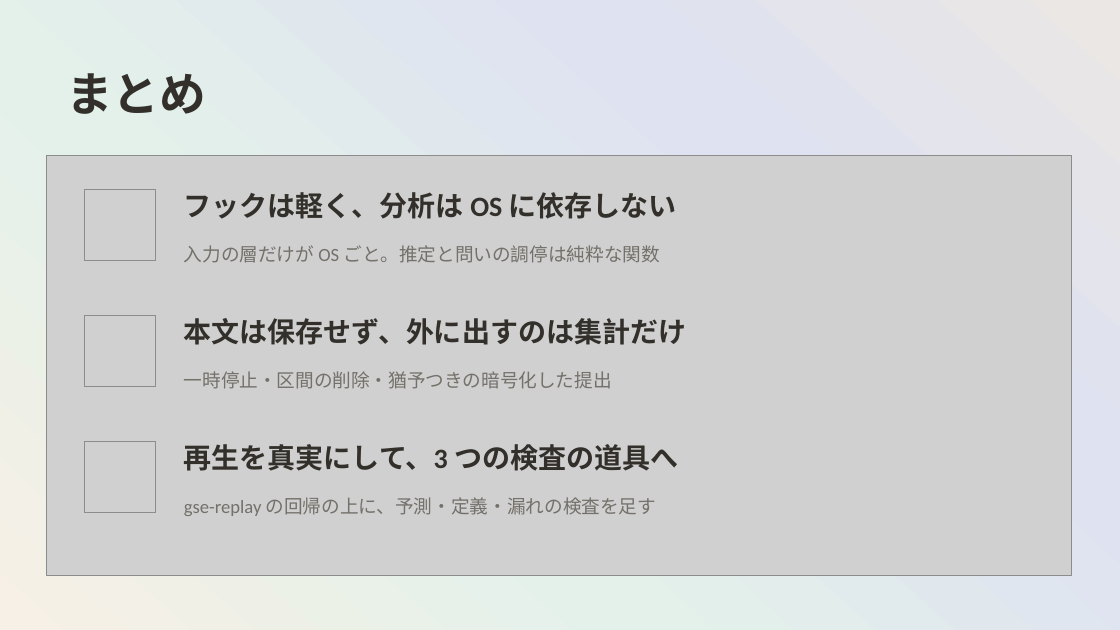
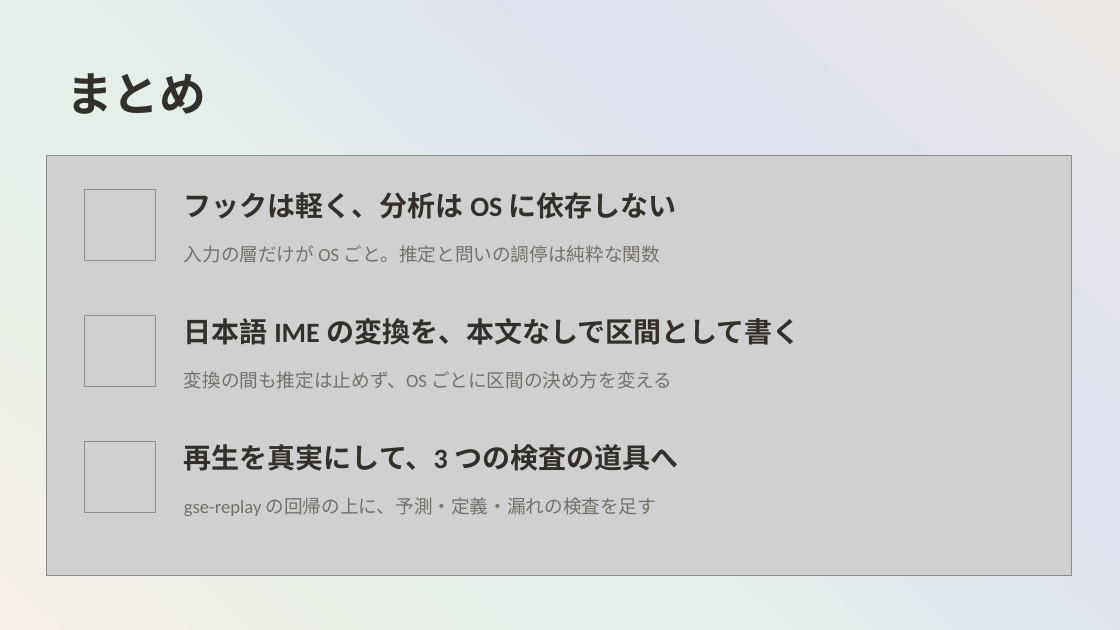
Before and after one commit to mikotomiura/GSE-prototype, a slide deck: slide 28 of docs/slides/project-overview/GSE_project_tech.pptx (slide 21 before the commit). Drawn at 1120x630 pixels with LibreOffice and Linux fonts; fonts in the diff are those of the drawing; grey boxes stand for pictures; background and template pictures are left out. Boxes give left, top, right and bottom in pixels: in the first picture for what was removed or moved away, otherwise in the second. Text is boxed around its words. In the diff, an @@ line names an element or a change of style, - is before the commit and + after.

```diff
--- a/docs/slides/project-overview/GSE_project_tech.pptx
+++ b/docs/slides/project-overview/GSE_project_tech.pptx
@@ text at bbox=[184, 318, 800, 345]: text changed @@
-本文は保存せず、外に出すのは集計だけ
+日本語 IME の変換を、本文なしで区間として書く
@@ text at bbox=[184, 371, 672, 389]: text changed @@
-一時停止・区間の削除・猶予つきの暗号化した提出
+変換の間も推定は止めず、OS ごとに区間の決め方を変える
```
Also in this commit, not shown: 11 other slides changed, 10 slides added, 3 slides removed, 20 other files.
